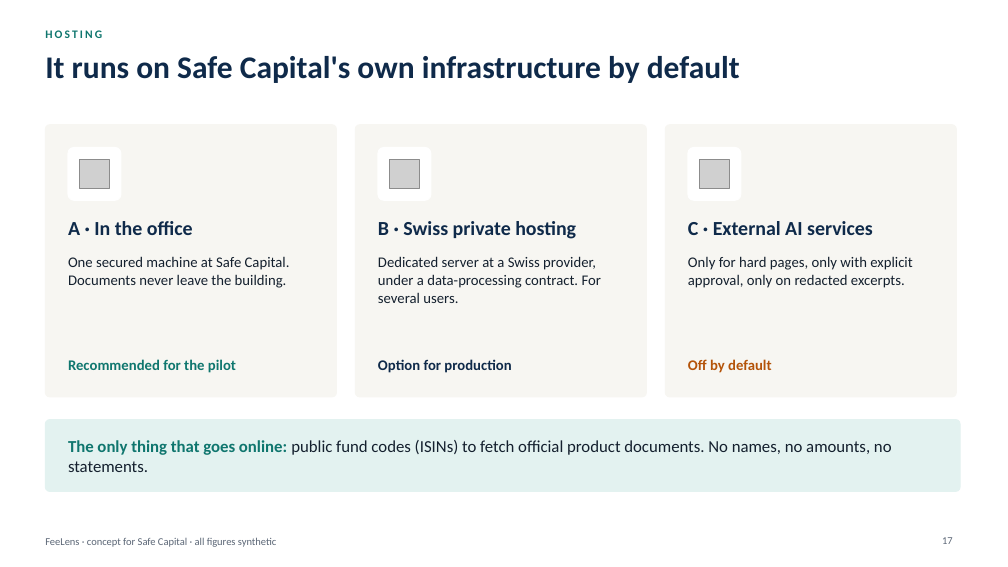
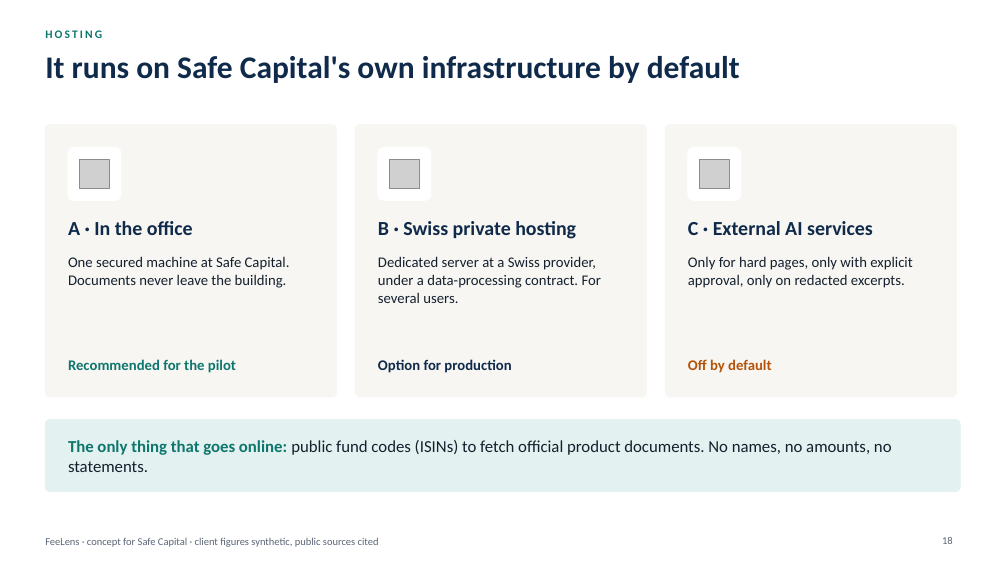
Before and after one commit to rossotti-alessandro/PortfolioCostEngine, a slide deck: slide 18 of slides/FeeLens_Executive_Deck.pptx (slide 17 before the commit). Drawn at 1008x567 pixels with LibreOffice and Linux fonts; fonts in the diff are those of the drawing; grey boxes stand for pictures. Boxes give left, top, right and bottom in pixels: in the first picture for what was removed or moved away, otherwise in the second. Text is boxed around its words. In the diff, an @@ line names an element or a change of style, - is before the commit and + after.

```diff
--- a/slides/FeeLens_Executive_Deck.pptx
+++ b/slides/FeeLens_Executive_Deck.pptx
@@ text at bbox=[45, 537, 379, 547]: text changed @@
-FeeLens · concept for Safe Capital · all figures synthetic
+FeeLens · concept for Safe Capital · client figures synthetic, public sources cited
@@ page number at bbox=[942, 537, 953, 544]: text changed @@
-17
+18
```
Also in this commit, not shown: 23 other slides changed, 1 slide added, 6 other files.
